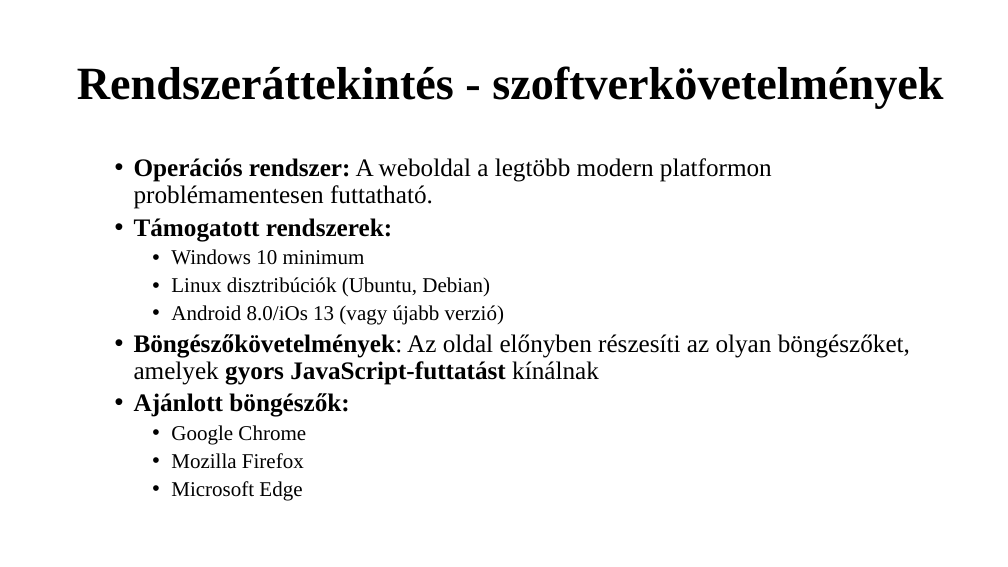
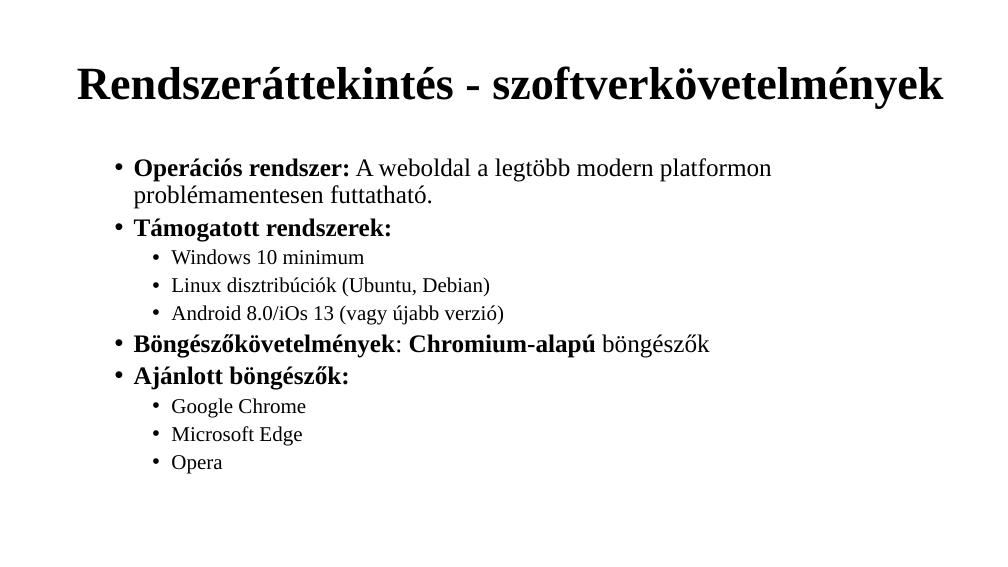
Before and after one commit to K0RN3L07/ParKing, a slide deck: slide 6 of Dokumentumok/ParKing-prezentacio.pptx. Drawn at 1008x567 pixels with LibreOffice and Linux fonts; fonts in the diff are those of the drawing. Boxes give left, top, right and bottom in pixels: in the first picture for what was removed or moved away, otherwise in the second. Text is boxed around its words. In the diff, an @@ line names an element or a change of style, - is before the commit and + after.

Commit message:
updated ppt

```diff
--- a/Dokumentumok/ParKing-prezentacio.pptx
+++ b/Dokumentumok/ParKing-prezentacio.pptx
@@ text at [134, 334, 710, 358]: text changed; bold on @@
-  • Böngészőkövetelmények: Az oldal előnyben részesíti az olyan böngészőket, amelyek gyors JavaScript-futtatást kínálnak
+  • Böngészőkövetelmények: Chromium-alapú böngészők
@@ text at [171, 453, 304, 469]: paragraph removed @@
-    • Mozilla Firefox
@@ text at [171, 455, 222, 474]: paragraph added @@
+    • Opera
```
Also in this commit, not shown: 2 other slides changed, 1 slide added, 1 slide removed.
